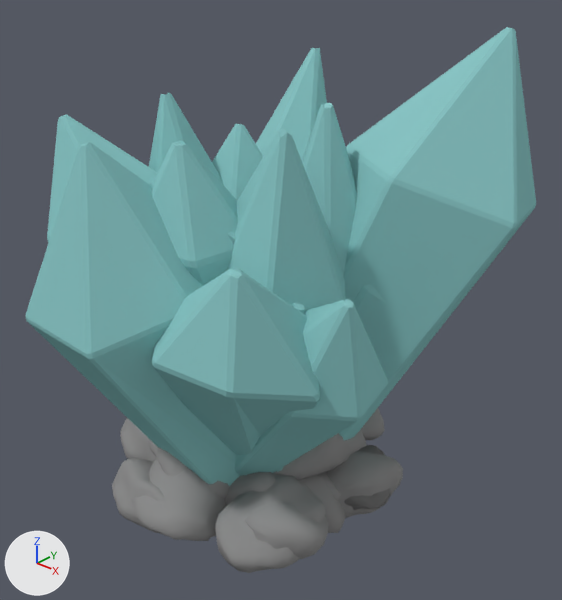
One commit to the Blender file assets/crystals.blend: the scene before it, then after it.
Before and after are seen from a camera (50 mm lens) standing at (8.15, -8.39, 7.91) and looking at (0.48, 0.14, 2.33). Every picture has the same lights, and +X, +Y and +Z are marked at lower left.

Script lines for the objects in view, before the commit:
```python
ob_crystal_1_bevel = bpy.data.objects.new('crystal_1_bevel', me_cylinder_001)
ob_crystal_1_bevel.location = (0.0, 0.0, 0.0)
ob_crystal_2_bevel = bpy.data.objects.new('crystal_2_bevel', me_cylinder_002)
ob_crystal_2_bevel.location = (0.0, 0.0, 0.0)
ob_crystal_3_bevel = bpy.data.objects.new('crystal_3_bevel', me_cylinder_008)
ob_crystal_3_bevel.location = (0.0, 0.0, 0.0)
ob_crystal_4_bevel = bpy.data.objects.new('crystal_4_bevel', me_cylinder_011)
ob_crystal_4_bevel.location = (0.0, 0.0, 0.0)
ob_crystal_5_bevel = bpy.data.objects.new('crystal_5_bevel', me_cylinder_012)
ob_crystal_5_bevel.location = (0.0, 0.0, 0.0)
ob_rocks_1 = bpy.data.objects.new('rocks_1', me_cube_008)
ob_rocks_1.location = (-1.43, 0.74, -0.77)
ob_rocks_1.rotation_euler = (-2.303, 0.251, 0.936)  # degrees (-132, 14, 54)
ob_rocks_1.scale = (0.895, 0.866, 0.924)
ob_rocks_3 = bpy.data.objects.new('rocks_3', me_cube_010)
ob_rocks_3.location = (-0.3, 1.44, -0.77)
ob_rocks_3.rotation_euler = (-2.303, 0.251, 0.0977)  # degrees (-132, 14, 5.6)
ob_rocks_3.scale = (0.895, 0.866, 0.924)
ob_rocks_4 = bpy.data.objects.new('rocks_4', me_cube_011)
ob_rocks_4.location = (-1.43, 0.74, -0.77)
ob_rocks_4.rotation_euler = (-2.303, 0.251, 0.936)  # degrees (-132, 14, 54)
ob_rocks_4.scale = (0.895, 0.866, 0.924)
ob_rocks_5 = bpy.data.objects.new('rocks_5', me_cube_012)
ob_rocks_5.location = (-1.6, -0.77, -0.23)
ob_rocks_5.rotation_euler = (-2.303, 0.251, 1.733)  # degrees (-132, 14, 99)
ob_rocks_5.scale = (0.895, 0.866, 0.924)
# also in view: 'crystal_6_bevel' at (-0.02, 0.07, 2.4); 'rocks_2' at (0.18, -0.38, -0.7)
```
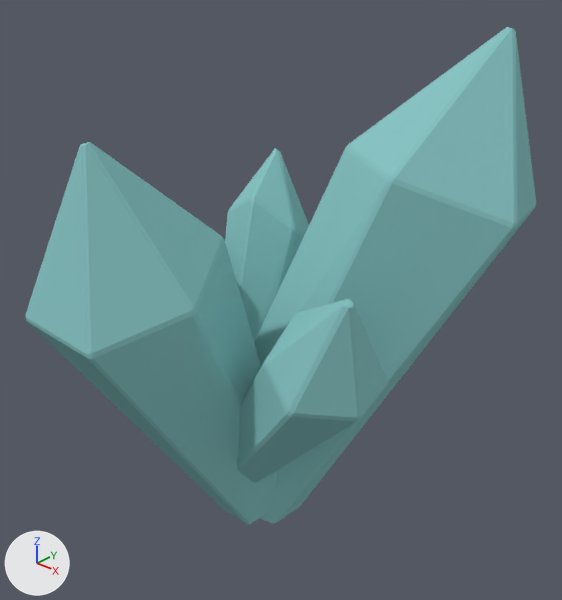
Location of each change, (x1, y1, x2, y2) in pixels of the pictures (562 x 600 px):
```json
{"object": "crystal_4_bevel", "change": "deleted", "before": [151, 140, 387, 455], "on screen": "cyan"}
{"object": "crystal_3_bevel", "change": "deleted", "before": [228, 128, 346, 472], "on screen": "cyan"}
{"object": "rocks_2", "change": "hidden", "before": [112, 451, 403, 573]}
{"object": "rocks_3", "change": "deleted", "before": [120, 418, 341, 559]}
{"object": "crystal_5_bevel", "change": "deleted", "before": [256, 48, 357, 277], "on screen": "cyan"}
{"object": "crystal_1_bevel", "change": "deleted", "before": [47, 115, 263, 243], "on screen": "cyan"}
{"object": "rocks_5", "change": "deleted", "before": [148, 408, 385, 499]}
{"object": "crystal_6_bevel", "change": "deleted", "before": [149, 92, 305, 314], "on screen": "cyan"}
{"object": "rocks_4", "change": "deleted", "before": [225, 445, 400, 531]}
{"object": "rocks_1", "change": "deleted", "before": [225, 472, 339, 533]}
```

Edits to the scene script, one JSON object a line:
```json
{"op": "remove", "block": "ob_rocks_1", "code": ["ob_rocks_1 = bpy.data.objects.new('rocks_1', me_cube_008)", "ob_rocks_1.location = (-1.43, 0.74, -0.77)", "ob_rocks_1.rotation_euler = (-2.303, 0.251, 0.936)  # degrees (-132, 14, 54)", "ob_rocks_1.scale = (0.895, 0.866, 0.924)"]}
{"op": "remove", "block": "ob_crystal_1_bevel", "code": ["ob_crystal_1_bevel = bpy.data.objects.new('crystal_1_bevel', me_cylinder_001)", "ob_crystal_1_bevel.location = (0.0, 0.0, 0.0)"]}
{"op": "add", "block": "ob_rocks_2", "code": "ob_rocks_2.hide_set(True)"}
{"op": "remove", "block": "ob_rocks_3", "code": ["ob_rocks_3 = bpy.data.objects.new('rocks_3', me_cube_010)", "ob_rocks_3.location = (-0.3, 1.44, -0.77)", "ob_rocks_3.rotation_euler = (-2.303, 0.251, 0.0977)  # degrees (-132, 14, 5.6)", "ob_rocks_3.scale = (0.895, 0.866, 0.924)"]}
{"op": "remove", "block": "ob_crystal_3_bevel", "code": ["ob_crystal_3_bevel = bpy.data.objects.new('crystal_3_bevel', me_cylinder_008)", "ob_crystal_3_bevel.location = (0.0, 0.0, 0.0)"]}
{"op": "remove", "block": "ob_rocks_4", "code": ["ob_rocks_4 = bpy.data.objects.new('rocks_4', me_cube_011)", "ob_rocks_4.location = (-1.43, 0.74, -0.77)", "ob_rocks_4.rotation_euler = (-2.303, 0.251, 0.936)  # degrees (-132, 14, 54)", "ob_rocks_4.scale = (0.895, 0.866, 0.924)"]}
{"op": "remove", "block": "ob_crystal_4_bevel", "code": ["ob_crystal_4_bevel = bpy.data.objects.new('crystal_4_bevel', me_cylinder_011)", "ob_crystal_4_bevel.location = (0.0, 0.0, 0.0)"]}
{"op": "remove", "block": "ob_rocks_5", "code": ["ob_rocks_5 = bpy.data.objects.new('rocks_5', me_cube_012)", "ob_rocks_5.location = (-1.6, -0.77, -0.23)", "ob_rocks_5.rotation_euler = (-2.303, 0.251, 1.733)  # degrees (-132, 14, 99)", "ob_rocks_5.scale = (0.895, 0.866, 0.924)"]}
{"op": "remove", "block": "ob_crystal_5_bevel", "code": ["ob_crystal_5_bevel = bpy.data.objects.new('crystal_5_bevel', me_cylinder_012)", "ob_crystal_5_bevel.location = (0.0, 0.0, 0.0)"]}
{"op": "remove", "block": "ob_crystal_6_bevel", "code": ["ob_crystal_6_bevel = bpy.data.objects.new('crystal_6_bevel', me_cylinder_013)", "ob_crystal_6_bevel.location = (0.0, 0.0, 0.0)"]}
```
